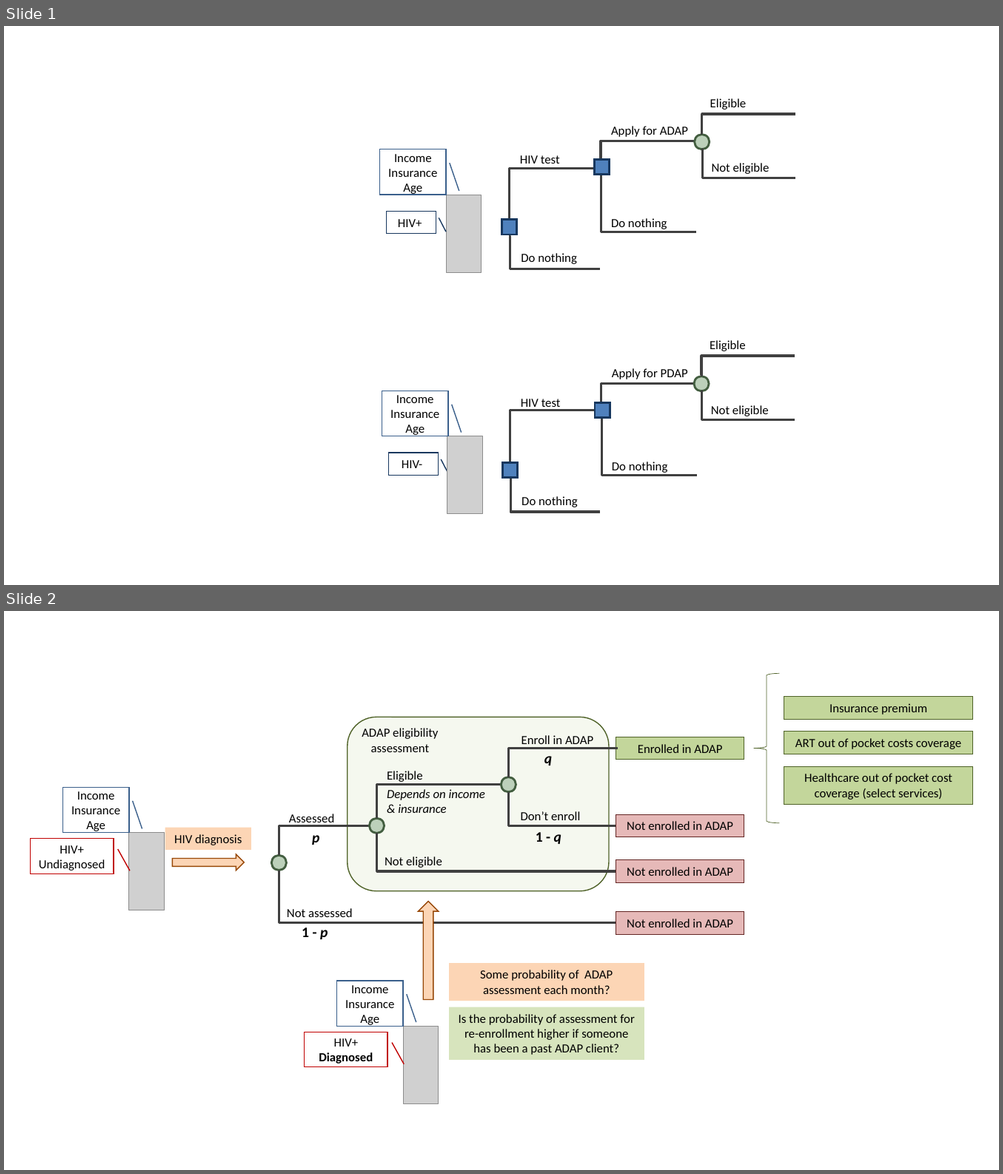
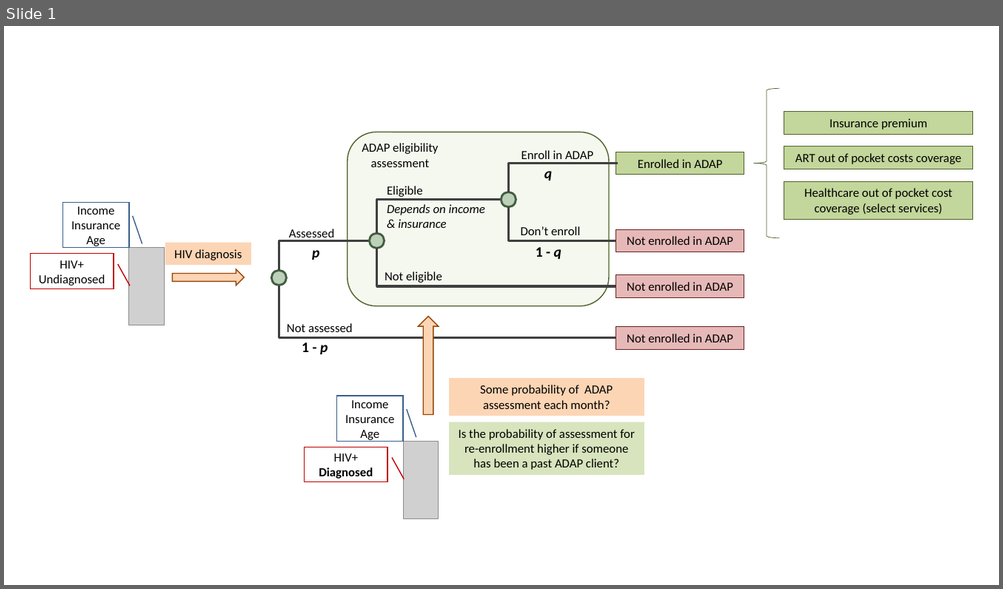
Before and after one commit to syzoekao/EpiModelCEA-presentation, a slide deck: _book/figures/WHAMP_FlowDiagram.pptx. Shown one above the other, each under a label of ours: slides 1 and 2 before the commit, slide 1 after it. The pictures are 1003x1174 and 1003x589 pixels, drawn with LibreOffice and Linux fonts; fonts in the diff are those of the drawing; grey boxes stand for pictures. Boxes give left, top, right and bottom in pixels: in the first picture for what was removed or moved away, otherwise in the second. Text is boxed around its words. In the diff, an @@ line names an element or a change of style, - is before the commit and + after.

```diff
--- a/_book/figures/WHAMP_FlowDiagram.pptx
+++ b/_book/figures/WHAMP_FlowDiagram.pptx
@@ slide 1 removed at box(4, 26, 999, 585), background #FFFFFF @@
@@ text removed at box(611, 126, 688, 137) @@
-Apply for ADAP
@@ border callout removed at box(380, 149, 447, 195) @@
-Income
-Insurance
-Age
@@ elbow line removed from (600, 161) to (694, 141) @@
@@ rectangle removed at box(595, 159, 609, 175) @@
@@ elbow line removed from (601, 175) to (696, 232) @@
@@ group removed at box(694, 99, 795, 178): 2 elbow lines, 2 texts, 1 ellipse @@
-Eligible
-Not eligible
@@ picture removed at box(446, 195, 481, 272) @@
@@ border callout removed at box(386, 211, 436, 233) @@
-HIV+
@@ rectangle removed at box(502, 220, 517, 235) @@
@@ text removed at box(611, 218, 667, 230) @@
-Do nothing
@@ group removed at box(509, 156, 600, 269): 2 elbow lines, 2 texts @@
-HIV test
-Do nothing
@@ text removed at box(612, 369, 688, 380) @@
-Apply for PDAP
@@ border callout removed at box(381, 391, 448, 437) @@
-Income
-Insurance
-Age
@@ rectangle removed at box(595, 403, 610, 417) @@
@@ elbow line removed from (600, 403) to (694, 384) @@
@@ elbow line removed from (602, 417) to (697, 476) @@
@@ group removed at box(694, 340, 794, 420): 2 elbow lines, 2 texts, 1 ellipse @@
-Eligible
-Not eligible
@@ picture removed at box(447, 437, 482, 514) @@
@@ border callout removed at box(388, 453, 438, 475) @@
-HIV-
@@ rectangle removed at box(503, 463, 518, 478) @@
@@ text removed at box(612, 462, 668, 473) @@
-Do nothing
@@ group removed at box(510, 399, 601, 512): 2 elbow lines, 2 texts @@
-HIV test
-Do nothing
@@ what was slide 2 is now slide 1 @@
```
Also in this commit, not shown: 2 slides changed, 2 slides added, 28 other files.
